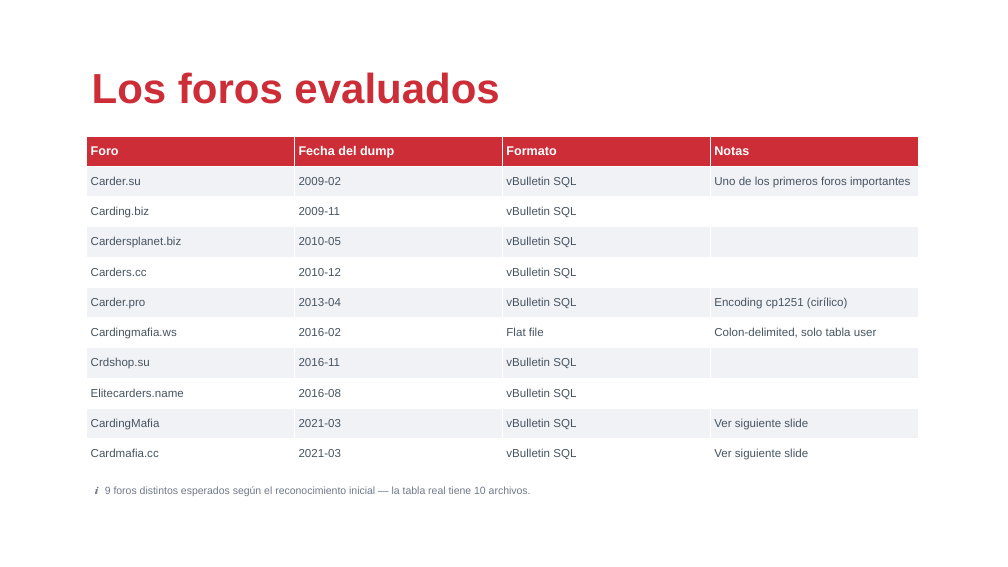
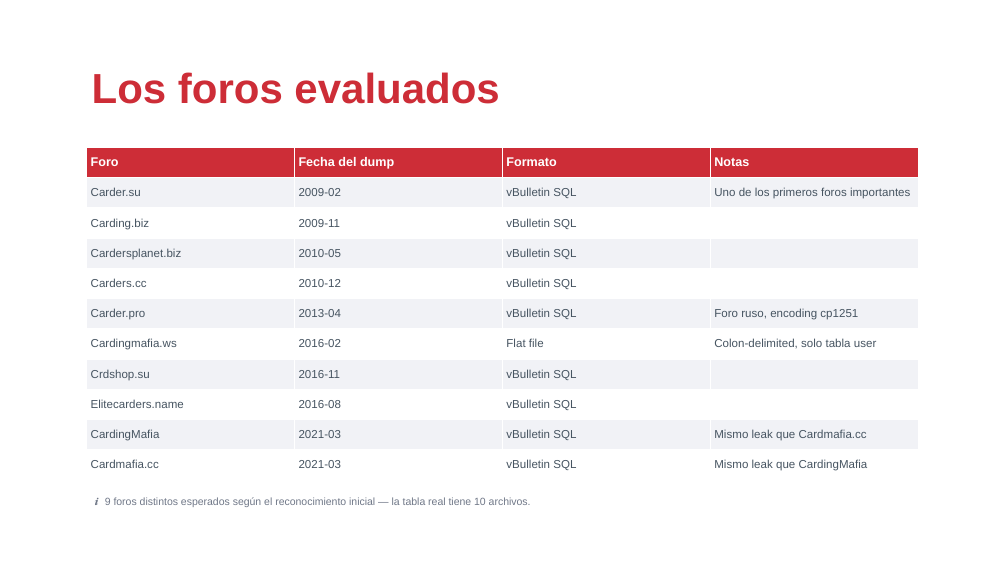
Before and after one commit to drj3ky11/FearOfTheDark, a slide deck: slide 3 of CardingForums/csbc26_caso_cardingforums.pptx. Drawn at 1008x567 pixels with LibreOffice and Linux fonts; fonts in the diff are those of the drawing; background and template pictures are left out. Boxes give left, top, right and bottom in pixels: in the first picture for what was removed or moved away, otherwise in the second. Text is boxed around its words. In the diff, an @@ line names an element or a change of style, - is before the commit and + after.

Commit message:
feat: reenfocar los 3 casos prácticos en una técnica protagonista
Cada caso propio (CardingForums, HackingForums, IronMarch) reduce ahora
lo genérico/redundante con Ransomware o entre sí y profundiza su hilo
conductor: IronMarch en centralidad + ground truth judicial, HackingForums
en atribución cross-foro multi-señal (incluida persistencia real
verificada entre los 4 snapshots de OGUsers), CardingForums en Louvain +
especialización de mercado. Notebooks y .pptx regenerados en los tres.

También: correcciones de bloque0_ecosistema (guion y contenido según
revisión) y ajustes globales en _shared/theme.py (tamaño de etiqueta de
sección, aire título-cuerpo, color de viñeta en two_col_slide).

```diff
--- a/CardingForums/csbc26_caso_cardingforums.pptx
+++ b/CardingForums/csbc26_caso_cardingforums.pptx
@@ table: place and size @@
-table at [87, 136, 919, 469]
+table at [87, 147, 919, 480]
@@ table at [87, 147, 919, 480] @@
-row 6, column 4: Encoding cp1251 (cirílico)
+row 6, column 4: Foro ruso, encoding cp1251
-row 10, column 4: Ver siguiente slide
+row 10, column 4: Mismo leak que Cardmafia.cc
-row 11, column 4: Ver siguiente slide
+row 11, column 4: Mismo leak que CardingMafia
@@ text "ℹ 9 foros distintos esperados ...": place and size @@
-text "ℹ 9 foros distintos esperados ..." at [94, 486, 531, 496]
+text "ℹ 9 foros distintos esperados ..." at [94, 497, 531, 507]
```
Also in this commit, not shown: 14 other slides changed, 5 slides added, 6 slides removed, 13 other files.
